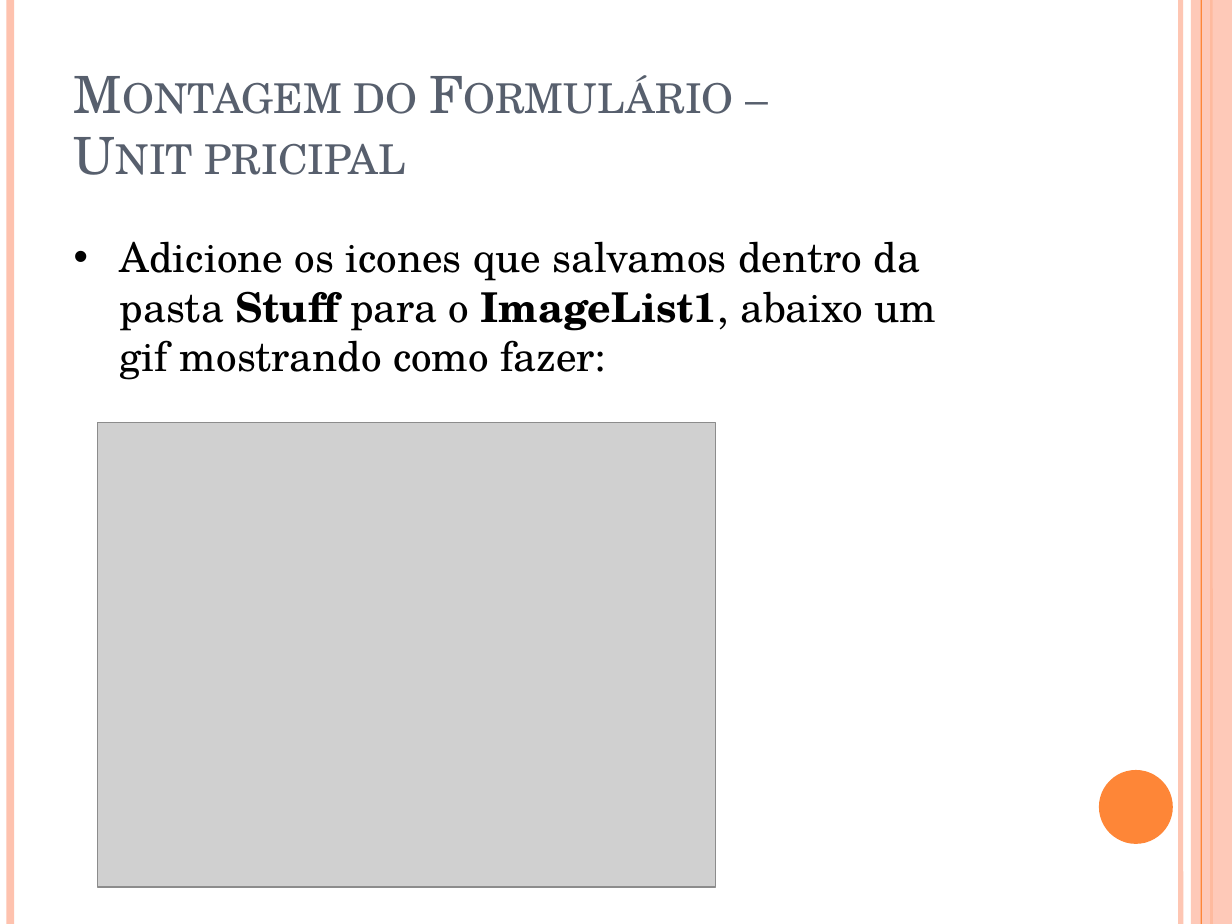
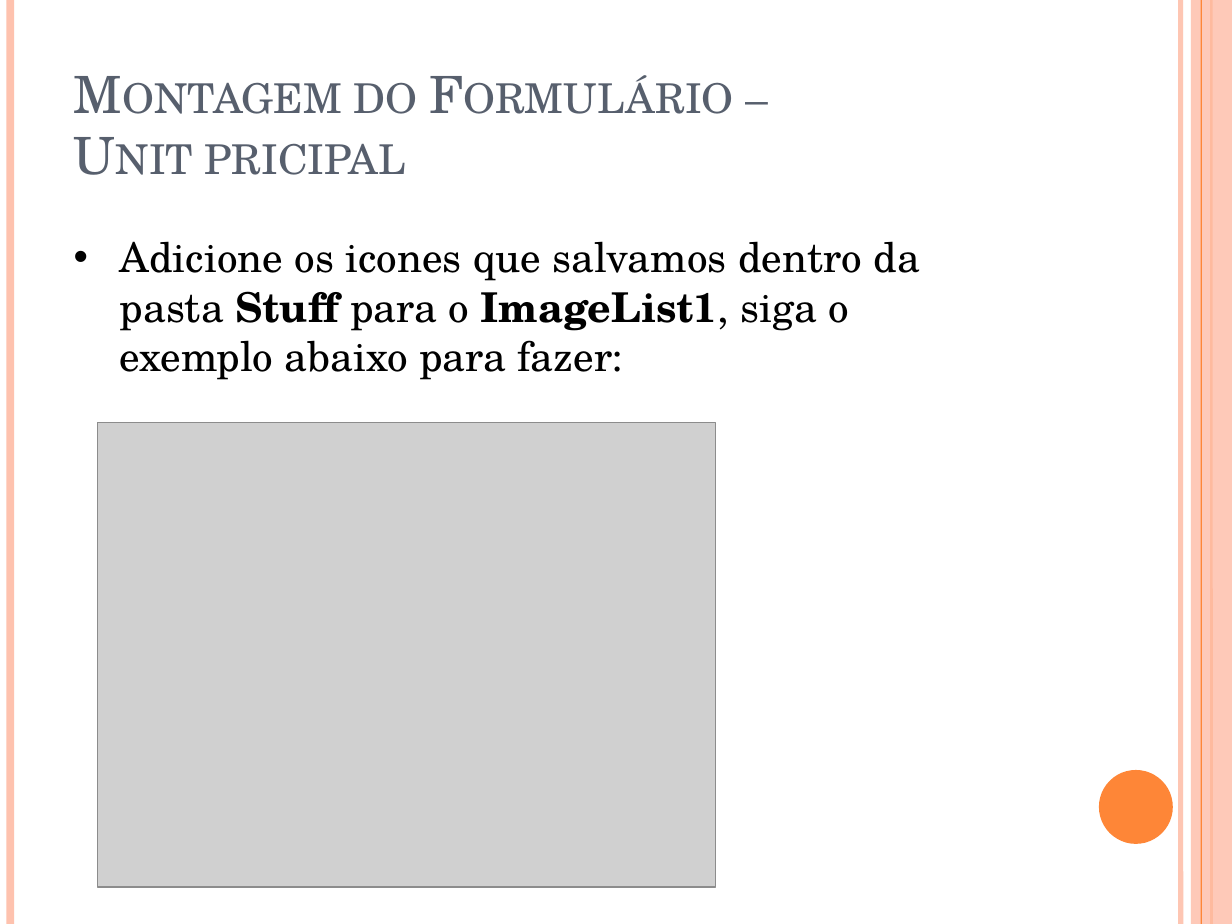
Before and after one commit to igorscandido/Conexao-Bluetooth-usando-Delphi, a slide deck: slide 20 of Stuff/Conexão Bluetooth usando Delphi.pptx. Drawn at 1232x924 pixels with LibreOffice and Linux fonts; fonts in the diff are those of the drawing; grey boxes stand for pictures. Boxes give left, top, right and bottom in pixels: in the first picture for what was removed or moved away, otherwise in the second. Text is boxed around its words. In the diff, an @@ line names an element or a change of style, - is before the commit and + after.

```diff
--- a/Stuff/Conexão Bluetooth usando Delphi.pptx
+++ b/Stuff/Conexão Bluetooth usando Delphi.pptx
@@ text at bbox=[120, 241, 920, 380]: text changed @@
-• Adicione os icones que salvamos dentro da pasta Stuff para o ImageList1, abaixo um gif mostrando como fazer:
+• Adicione os icones que salvamos dentro da pasta Stuff para o ImageList1, siga o exemplo abaixo para fazer:
```
Also in this commit, not shown: 13 other slides changed, 8 slides added, 23 other files.
